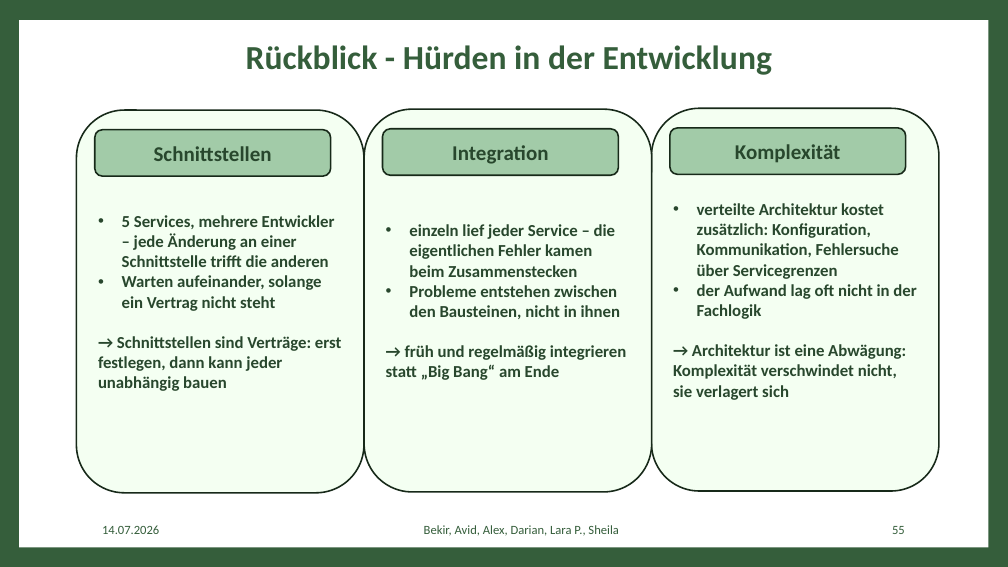
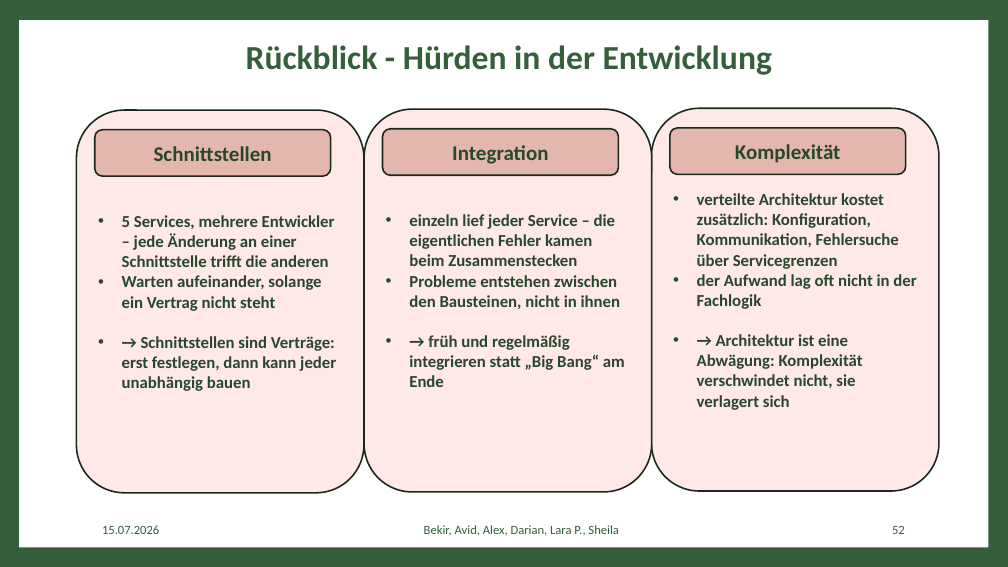
Before and after one commit to bekirtahagd/rezeptshop, a slide deck: slide 52 of docs/Web-Engineering.pptx (slide 55 before the commit). Drawn at 1008x567 pixels with LibreOffice and Linux fonts; fonts in the diff are those of the drawing. Boxes give left, top, right and bottom in pixels: in the first picture for what was removed or moved away, otherwise in the second. Text is boxed around its words. In the diff, an @@ line names an element or a change of style, - is before the commit and + after.

Commit message:
Unvollständige Änderungen

```diff
--- a/docs/Web-Engineering.pptx
+++ b/docs/Web-Engineering.pptx
@@ fill #F4FFF2 to #FFE8E8 in 3 elements at [652, 108, 939, 491], [364, 109, 652, 492], [76, 110, 364, 493] @@
@@ fill #A2CBA8 to #E4B7AE in 3 elements at [670, 128, 906, 174], [383, 129, 619, 175], [95, 130, 330, 176] @@
@@ text in rounded rectangle at [122, 336, 336, 391]: bullet none to • @@
@@ text in rounded rectangle at [409, 335, 625, 387]: bullet none to • @@
@@ text in rounded rectangle at [697, 334, 863, 410]: bullet none to • @@
@@ text at [102, 525, 159, 534]: text changed @@
-14.07.2026
+15.07.2026
@@ page number at [892, 526, 905, 534]: text changed @@
-55
+52
```
Also in this commit, not shown: 42 other slides changed, 5 slides removed, 5 other files.
